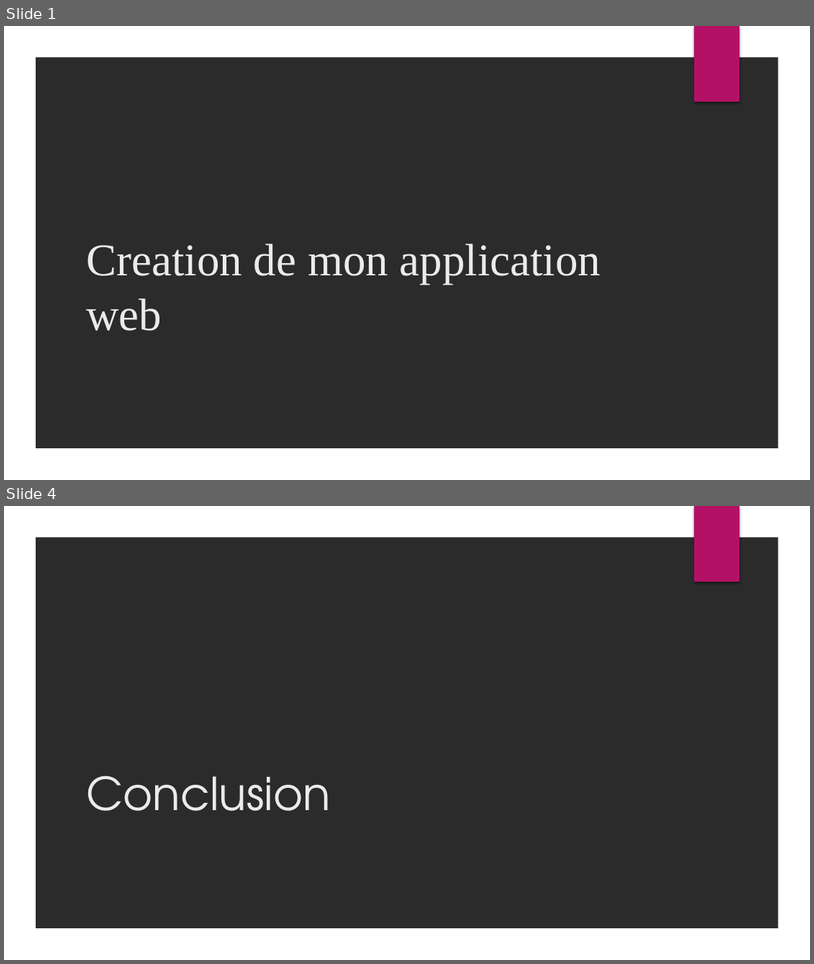
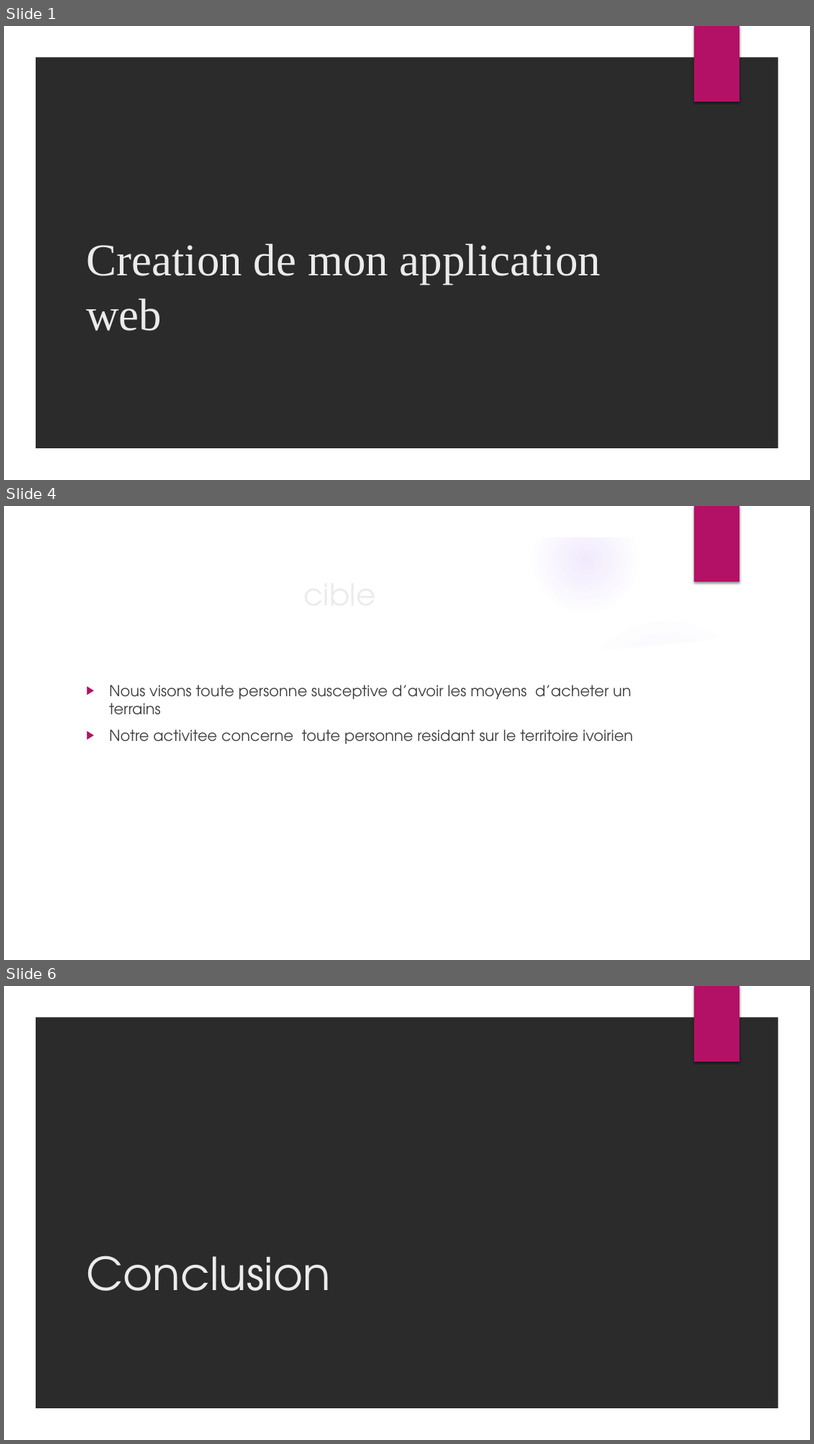
Before and after one commit to Skouame24/projet, a slide deck: Creation de mon application web.pptx. Shown one above the other, each under a label of ours: slides 1 and 4 before the commit, slides 1, 4 and 6 after it; the slides between them are not shown. The pictures are 814x964 and 814x1444 pixels, drawn with LibreOffice and Linux fonts; fonts in the diff are those of the drawing; background and template pictures are left out; a plain dark background stands for a picture behind light text. Boxes give left, top, right and bottom in pixels: in the first picture for what was removed or moved away, otherwise in the second. Text is boxed around its words. In the diff, an @@ line names an element or a change of style, - is before the commit and + after.

```diff
--- a/Creation de mon application web.pptx
+++ b/Creation de mon application web.pptx
@@ slide 4 added at [4, 506, 810, 960], background picture (left out); not listed: 2 template elements that a slide beside it also shows @@
@@ title added at [80, 570, 660, 617], 36 pt, text #EBEBEB @@
+cible
@@ group added at [4, 507, 785, 960]: 5 ellipses, 2 freeform shapes @@
@@ text added at [109, 685, 633, 744], 18 pt, text #404040 @@
+▶ Nous visons toute personne susceptive d’avoir les moyens d’acheter un terrains
+▶ Notre activitee concerne toute personne residant sur le territoire ivoirien
@@ what was slide 4 is now slide 6 @@
```
Also in this commit, not shown: 1 slide changed, 2 other slides added, 1 slide removed.
